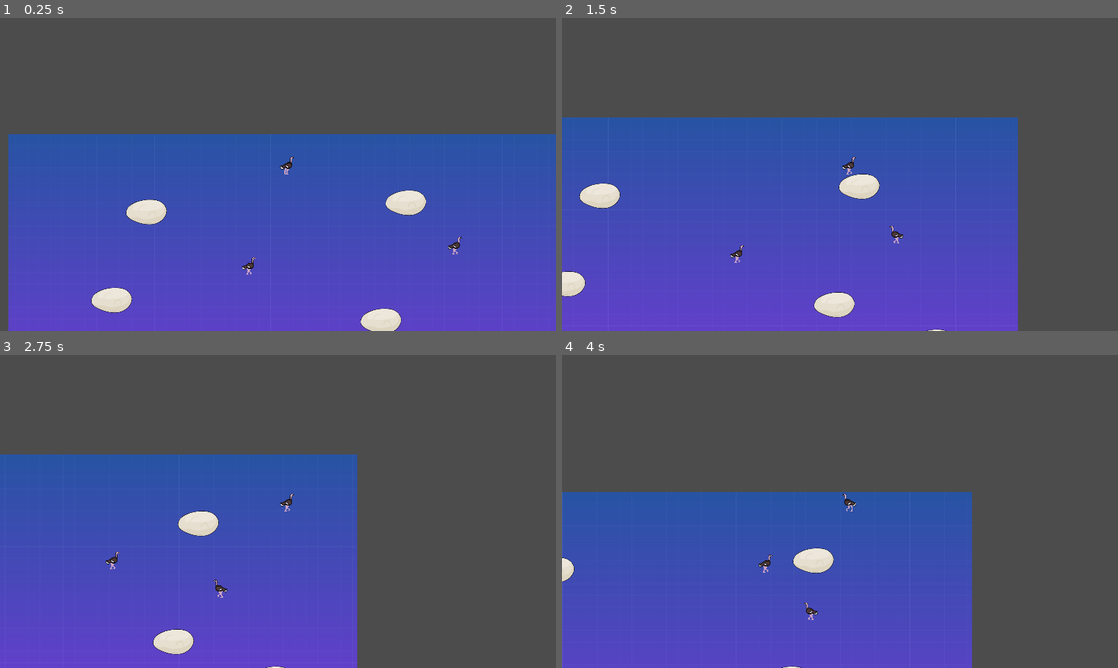
Above: before the commit, frames 1-4 (two rows, left to right).
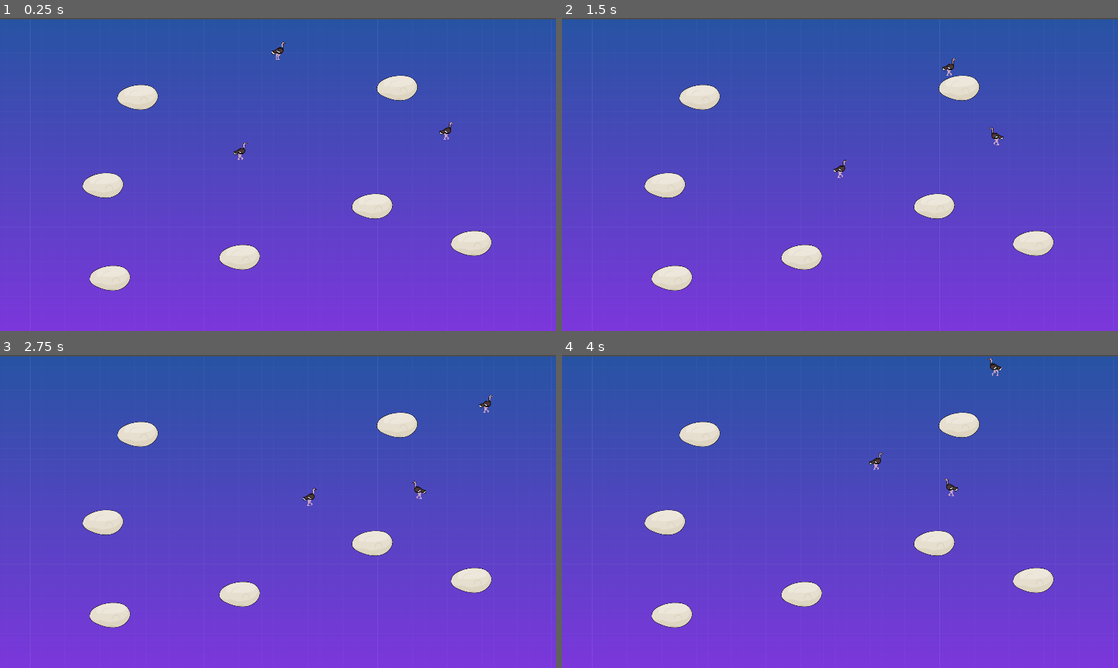
Above: after the commit, the same moments.

Repository: wholeNaNyards/game-ai
Game: Godot game, scene res://src/Main.tscn
Same seed, same stepped clock (60 frames per second), same inputs: the game is played once before the commit and once after it.
Inputs (mouse positions are in pixels of both pictures, inside the frame that each line leads up to):
- Up to frame 1 (0.25 s): no input
- Up to frame 2 (1.5 s): move the mouse to (962, 158) at 0.52 s; press the mouse at (962, 158) at 0.53 s; hold D (move_right) 0.53-1.28 s; move the mouse to (728, 190) at 1.27 s; release the mouse at (728, 190) at 1.28 s; hold S (move_down) from 1.28 s (still down); click (728, 190) at 1.35 s
- Up to frame 3 (2.75 s): move the mouse to (333, 442) at 2.02 s; release S (move_down) at 2.03 s; press the mouse at (333, 442) at 2.03 s; hold D (move_right) from 2.03 s (still down)
- Up to frame 4 (4 s): move the mouse to (812, 574) at 2.77 s; release D (move_right) at 2.78 s; release the mouse at (812, 574) at 2.78 s; hold W (move_up) 2.78-3.53 s; click (812, 574) at 2.85 s; move the mouse to (1006, 558) at 3.52 s; press the mouse at (1006, 558) at 3.53 s; hold A (move_left) from 3.53 s (still down)

The runs differ from the first frame. In frame 1, 99% of the frame differs, in the area x 0-100%, y 0-100%; in frame 2, 97%; in frame 3, 97%; in frame 4, 99%.

Commit message:
Updated obstacle avoidance algorithm

Diff:
--- a/src/Main.tscn
+++ b/src/Main.tscn
@@ -91,3 +91,8 @@
 [node name="CollisionShape2D2" type="CollisionShape2D" parent="Walls/WallRight"]
 position = Vector2( 8, 168 )
 shape = SubResource( 2 )
+
+[node name="Camera2D" type="Camera2D" parent="."]
+position = Vector2( -840, -371 )
+anchor_mode = 0
+current = true
--- a/src/ai/AI.gd
+++ b/src/ai/AI.gd
@@ -1,13 +1,21 @@
 class_name AI
 extends MovingEntity
 
-onready var steering_manager = $SteeringManager
+onready var steering_manager = $SteeringManager as SteeringManager
 
 # Wander Behavior
 export (int, 1, 1000) var wander_distance = 1
 export (int, 1, 1000) var wander_radius = 250
 export (float, 0.1, 100) var wander_angle_change: float = 2
 
+# Obstacle Avoidance
+export var obstacle_avoidance = true
+export var max_avoid_force : float = 500
+onready var raycasts : Node2D = $Raycasts
+
 func _physics_process(delta: float) -> void:
+	if obstacle_avoidance:
+		steering_manager.obstacle_avoidance(raycasts, max_avoid_force)
+
 	var new_velocity = steering_manager.calculate(delta)
 	velocity = move_and_slide(new_velocity)
--- a/src/ai/Predator.gd
+++ b/src/ai/Predator.gd
@@ -6,13 +6,6 @@
 onready var stamina : int = max_stamina
 var resting : bool = false
 var prey : AI
-
-onready var starting_position = position
-
-# Obstacle Avoidance
-export var avoid_collisions = true
-var max_avoid_force : float = 500
-onready var raycasts : Node2D = $Raycasts
 
 func _ready() -> void:
 	animated_sprite.play("walking")
@@ -23,12 +16,8 @@
 	else:
 		animated_sprite.flip_h = true
 
-	if avoid_collisions:
+	if obstacle_avoidance:
 		steering_manager.obstacle_avoidance(raycasts, max_avoid_force)
-
-#	if position.distance_to(starting_position) > 1000:
-#		steering_manager.seek(starting_position)
-#		return
 
 	if resting:
 		stamina += 1
--- a/src/ai/Predator.tscn
+++ b/src/ai/Predator.tscn
@@ -4,8 +4,9 @@
 [ext_resource path="res://src/ai/Predator.gd" type="Script" id=2]
 [ext_resource path="res://src/ai/AI.tres" type="SpriteFrames" id=3]
 
-[sub_resource type="RectangleShape2D" id=2]
-extents = Vector2( 24, 32 )
+[sub_resource type="CapsuleShape2D" id=2]
+radius = 24.0
+height = 16.0
 
 [sub_resource type="CircleShape2D" id=1]
 radius = 316.986
@@ -15,12 +16,12 @@
 collision_mask = 21
 script = ExtResource( 2 )
 max_stamina = 2000
-avoid_collisions = true
 
 [node name="CollisionShape2D" type="CollisionShape2D" parent="." index="0"]
 shape = SubResource( 2 )
 
 [node name="PreyDetector" type="Area2D" parent="." index="2"]
+position = Vector2( 0, 32 )
 collision_layer = 8
 collision_mask = 4
 monitorable = false
@@ -35,23 +36,20 @@
 animation = "walking"
 
 [node name="Raycasts" type="Node2D" parent="." index="4"]
-position = Vector2( 0, 16 )
-scale = Vector2( 0.5, 0.5 )
 
 [node name="RayCast2D" type="RayCast2D" parent="Raycasts" index="0"]
-position = Vector2( 0, -72 )
 enabled = true
 cast_to = Vector2( 48, 0 )
 collision_mask = 17
 
 [node name="RayCast2D2" type="RayCast2D" parent="Raycasts" index="1"]
-position = Vector2( 0, -32 )
+position = Vector2( 0, 16 )
 enabled = true
 cast_to = Vector2( 48, 0 )
 collision_mask = 17
 
 [node name="RayCast2D3" type="RayCast2D" parent="Raycasts" index="2"]
-position = Vector2( 0, 8 )
+position = Vector2( 0, -16 )
 enabled = true
 cast_to = Vector2( 48, 0 )
 collision_mask = 17
--- a/src/ai/Prey.gd
+++ b/src/ai/Prey.gd
@@ -10,11 +10,6 @@
 export var initial_leader := NodePath()
 var leader: MovingEntity
 export var offset : float = 200
-
-# Obstacle Avoidance
-export var avoid_collisions = true
-var max_avoid_force : float = 500
-onready var raycasts : Node2D = $Raycasts
 
 func _ready() -> void:
 	animated_sprite.play("walking")
@@ -29,13 +24,8 @@
 	else:
 		animated_sprite.flip_h = true
 
-	if avoid_collisions:
-		steering_manager.obstacle_avoidance(raycasts, max_avoid_force)
-
 	if leader:
 		steering_manager.offset_pursuit(leader, offset)
-#	elif position.distance_to(starting_position) > 500:
-#		steering_manager.seek(starting_position)
 	elif predator != null:
 		steering_manager.evade(predator)
 	elif Input.is_action_pressed("left_click"):
--- a/src/ai/Prey.tscn
+++ b/src/ai/Prey.tscn
@@ -4,8 +4,9 @@
 [ext_resource path="res://src/ai/Prey.gd" type="Script" id=2]
 [ext_resource path="res://src/ai/AI.tres" type="SpriteFrames" id=3]
 
-[sub_resource type="RectangleShape2D" id=2]
-extents = Vector2( 24, 32 )
+[sub_resource type="CapsuleShape2D" id=2]
+radius = 23.0
+height = 18.0
 
 [sub_resource type="CircleShape2D" id=1]
 radius = 184.567
@@ -17,12 +18,12 @@
 script = ExtResource( 2 )
 initial_leader = NodePath("")
 offset = 200.0
-avoid_collisions = true
 
 [node name="CollisionShape2D" type="CollisionShape2D" parent="." index="0"]
 shape = SubResource( 2 )
 
 [node name="PredatorDetector" type="Area2D" parent="." index="2"]
+position = Vector2( 0, 32 )
 collision_layer = 4
 collision_mask = 8
 monitorable = false
@@ -38,22 +39,20 @@
 animation = "walking"
 
 [node name="Raycasts" type="Node2D" parent="." index="4"]
-position = Vector2( 0, 32 )
 
 [node name="RayCast2D" type="RayCast2D" parent="Raycasts" index="0"]
-position = Vector2( 0, -72 )
 enabled = true
 cast_to = Vector2( 48, 0 )
 collision_mask = 17
 
 [node name="RayCast2D2" type="RayCast2D" parent="Raycasts" index="1"]
-position = Vector2( 0, -32 )
+position = Vector2( -1, 16 )
 enabled = true
 cast_to = Vector2( 48, 0 )
 collision_mask = 17
 
 [node name="RayCast2D3" type="RayCast2D" parent="Raycasts" index="2"]
-position = Vector2( 0, 8 )
+position = Vector2( -1, -16 )
 enabled = true
 cast_to = Vector2( 48, 0 )
 collision_mask = 17
--- a/src/ai/SteeringManager.gd
+++ b/src/ai/SteeringManager.gd
@@ -149,23 +149,6 @@
 	var behind : Vector2 = Vector2(leader_position.x, leader_position.y) + tv
 
 	return _do_seek(behind)
-#	# Calculate offset's position in global space
-#	var leader_velocity = leader.get_velocity()
-#	var global_offset_position = Vector2.ZERO
-#	if leader_velocity.x >= 0:
-#		global_offset_position.x = leader.global_position.x - offset.x
-#	else:
-#		global_offset_position.x = leader.global_position.x + offset.x
-#	if leader_velocity.y >= 0:
-#		global_offset_position.y = leader.global_position.y - offset.y
-#	else:
-#		global_offset_position.y = leader.global_position.y + offset.y
-#
-#	var to_offset : Vector2 = global_offset_position - host.get_position()
-#
-#	var look_ahead_time : float = to_offset.length() / (host.get_speed() + leader_velocity.length())
-#
-#	return _do_seek(global_offset_position + leader_velocity * look_ahead_time)
 
 func limit(vector: Vector2, max_value: float) -> Vector2:
 	if vector.length_squared() > max_value * max_value:
--- a/src/player/Player.tscn
+++ b/src/player/Player.tscn
@@ -50,6 +50,3 @@
 
 [node name="StateMachine" parent="." instance=ExtResource( 3 )]
 position = Vector2( 32, 0 )
-
-[node name="Camera2D" type="Camera2D" parent="."]
-current = true
